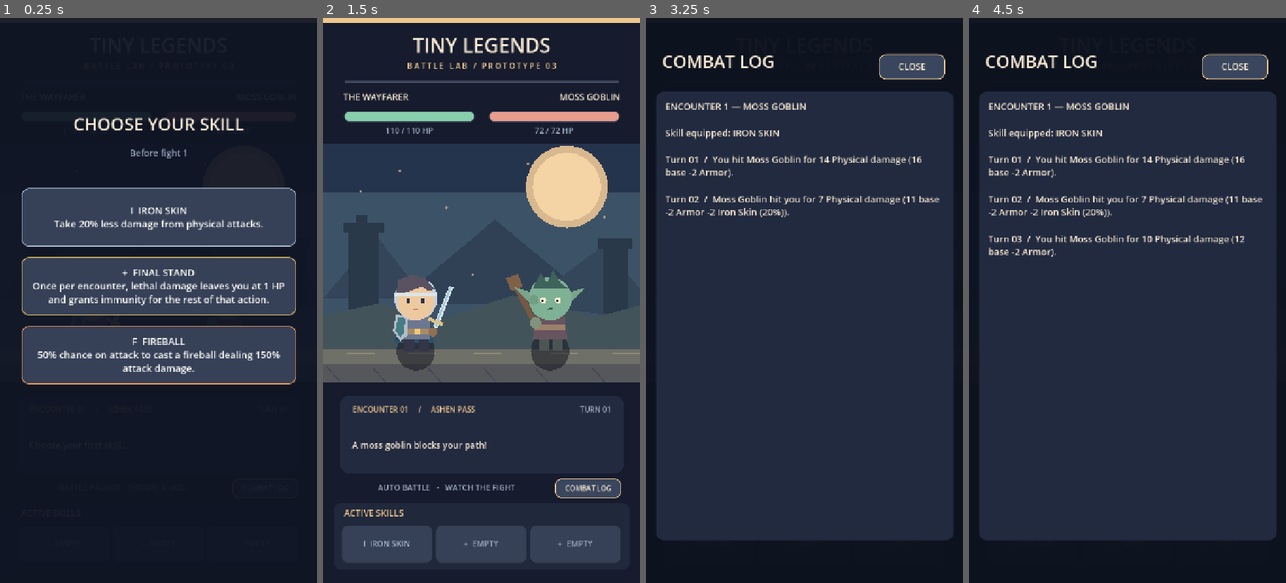
Above: before the commit, frames 1-4 (left to right).
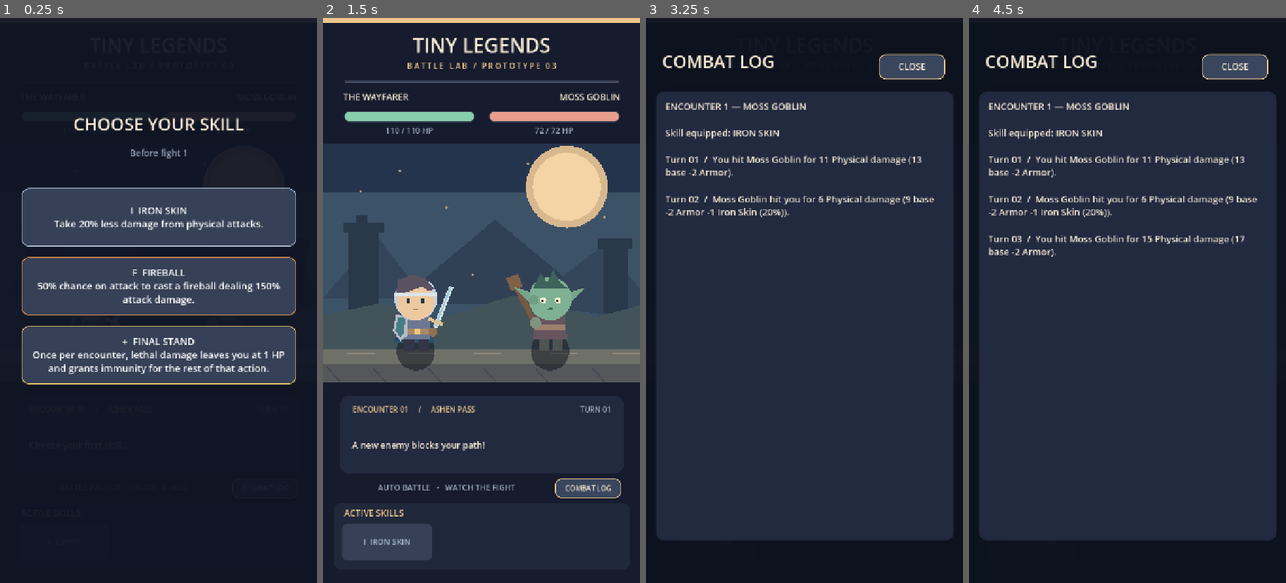
Above: after the commit, the same moments.

Repository: lymmers/Vidja-game
Game: Godot game, scene res://scenes/battle_screen.tscn
Same seed, same stepped clock (60 frames per second), same inputs: the game is played once before the commit and once after it.
Inputs:
- Up to frame 1 (0.25 s): no input
- Up to frame 2 (1.5 s): click "COMBAT LOG" at 0.5 s; click "I IRON SKIN Take 20% less dam…" at 1.25 s
- Up to frame 3 (3.25 s): click "COMBAT LOG" at 2 s; click "COMBAT LOG" at 2.75 s
- Up to frame 4 (4.5 s): tap Enter at 3.5 s

The runs differ from the first frame. In frame 1, 3.4% of the frame differs, in the area x 6-94%, y 42-65%; in frame 2, 4.2%, in the area x 6-94%, y 74-97%; in frame 3, 0.1%; in frame 4, 0.2%.

Commit message:
refactor: complete dynamic actor combat and encounter UI

Diff:
--- a/scripts/battle_screen.gd
+++ b/scripts/battle_screen.gd
@@ -5,6 +5,7 @@
 const ModelScript = preload("res://scripts/combat/battle_model.gd")
 const StageScript = preload("res://scripts/visuals/battle_stage.gd")
 const SkillScript = preload("res://scripts/skills/skill_catalog.gd")
+const EncounterScript = preload("res://scripts/combat/encounter_catalog.gd")
 const LogScript = preload("res://scripts/combat/combat_log_formatter.gd")
 const ClockScript = preload("res://scripts/battle/presentation_clock.gd")
 const MAX_LOG_ENTRIES: int = 250
@@ -34,6 +35,7 @@
 var status_label: Label
 var replay_button: Button
 var skill_slots: Array[Label] = []
+var skill_slot_holder: HBoxContainer
 var draft_overlay: ColorRect
 var draft_holder: Control
 var draft_header: Label
@@ -92,10 +94,15 @@
 
 	_panel(Rect2(24, 1098, 672, 152), Color("20283b"), 18)
 	_label("ACTIVE SKILLS", Vector2(47, 1105), Vector2(626, 34), 20, COLOR_GOLD)
-	for index in range(3):
-		_panel(Rect2(42 + index * 214, 1150, 205, 83), Color("364056"), 13)
-		var slot: Label = _label("+  EMPTY", Vector2(51 + index * 214, 1161), Vector2(185, 59), 18, COLOR_MUTED, HORIZONTAL_ALIGNMENT_CENTER)
-		skill_slots.append(slot)
+	# Scrollable slots grow with the build, rather than a hard-coded slot count.
+	var skill_scroll := ScrollContainer.new()
+	skill_scroll.position = Vector2(42, 1145)
+	skill_scroll.size = Vector2(637, 93)
+	skill_scroll.vertical_scroll_mode = ScrollContainer.SCROLL_MODE_DISABLED
+	add_child(skill_scroll)
+	skill_slot_holder = HBoxContainer.new()
+	skill_slot_holder.add_theme_constant_override("separation", 9)
+	skill_scroll.add_child(skill_slot_holder)
 
 	_make_draft()
 	_make_log_ui()
@@ -223,14 +230,14 @@
 	status_label.text = "BATTLE PAUSED - CHOOSE A SKILL"
 	for child in draft_holder.get_children():
 		child.queue_free()
-	var offered: Array[String] = SkillScript.get_choices(battle.owned_skills, 3, battle.rng)
+	var offered: Array[String] = SkillScript.get_choices(battle.owned_skills, 3, battle.draft_rng)
 	if offered.is_empty():
 		choosing = false
 		draft_overlay.visible = false
 		_advance_after_draft()
 		return
 	draft_header.text = "CHOOSE YOUR SKILL"
-	draft_hint.text = "Before fight 1" if pending_encounter == 1 else "The goblin is defeated! Choose another skill."
+	draft_hint.text = "Before fight 1" if pending_encounter == 1 else "Victory! Choose another skill."
 	# Center one, two or three available cards dynamically.
 	var gap: float = 24.0
 	var height: float = 132.0
@@ -265,16 +272,15 @@
 
 func _advance_after_draft() -> void:
 	var this_run: int = run_id
-	if pending_encounter == 2:
-		battle.start_encounter(2)
-		stage.enemy_kind = "skeleton"
+	if pending_encounter != battle.encounter:
+		battle.start_encounter(pending_encounter)
 		stage.reset_pose()
-		encounter_label.text = "ENCOUNTER 02     /     BONE LABORATORY"
-		enemy_name_label.text = "BONE ALCHEMIST"
-		message_label.text = "A skeleton alchemist uncorks a fire potion!"
-		_append_combat_log("ENCOUNTER 2 — BONE ALCHEMIST")
-	else:
-		message_label.text = "A moss goblin blocks your path!"
+		_append_combat_log("ENCOUNTER %d — %s" % [battle.encounter, battle.enemy.title])
+	var info: Dictionary = EncounterScript.get_definition(battle.encounter)
+	stage.enemy_kind = str(info.get("visual", "goblin"))
+	encounter_label.text = "ENCOUNTER %02d     /     %s" % [battle.encounter, str(info.get("area", "UNKNOWN"))]
+	enemy_name_label.text = str(info.get("name", "UNKNOWN"))
+	message_label.text = str(info.get("intro", "A new enemy blocks your path!"))
 	turn_label.text = "TURN 01"
 	status_label.text = "AUTO BATTLE   -   WATCH THE FIGHT"
 	_update_health()
@@ -308,10 +314,10 @@
 
 
 func _finish_battle() -> void:
-	if battle.winner == "hero" and battle.encounter == 1:
-		message_label.text = "GOBLIN DEFEATED! Get ready for encounter 2."
-		_append_combat_log("VICTORY — MOSS GOBLIN DEFEATED")
-		pending_encounter = 2
+	if battle.winner == "hero" and EncounterScript.has_definition(battle.encounter + 1):
+		message_label.text = "%s defeated! Prepare for the next encounter." % battle.enemy.title.capitalize()
+		_append_combat_log("VICTORY — %s DEFEATED" % battle.enemy.title)
+		pending_encounter = battle.encounter + 1
 		_show_draft()
 	elif battle.winner == "hero":
 		message_label.text = "VICTORY! Both encounters cleared!"
@@ -333,14 +339,32 @@
 
 
 func _update_skill_bar() -> void:
-	for index in range(skill_slots.size()):
-		if index < battle.owned_skills.size():
-			var info: Dictionary = SkillScript.details(battle.owned_skills[index])
-			skill_slots[index].text = "%s  %s" % [str(info["symbol"]), str(info["name"])]
-			skill_slots[index].add_theme_color_override("font_color", info["color"])
+	for child in skill_slot_holder.get_children():
+		skill_slot_holder.remove_child(child)
+		child.queue_free()
+	skill_slots.clear()
+	var shown: Array[String] = battle.owned_skills.duplicate()
+	if shown.is_empty():
+		shown.append("") # Display one placeholder, not a fixed number of slots.
+	for skill_id in shown:
+		var slot := Label.new()
+		slot.custom_minimum_size = Vector2(205, 83)
+		slot.horizontal_alignment = HORIZONTAL_ALIGNMENT_CENTER
+		slot.vertical_alignment = VERTICAL_ALIGNMENT_CENTER
+		slot.add_theme_font_size_override("font_size", 18)
+		var style := StyleBoxFlat.new()
+		style.bg_color = Color("364056")
+		style.set_corner_radius_all(13)
+		slot.add_theme_stylebox_override("normal", style)
+		if skill_id.is_empty():
+			slot.text = "+  EMPTY"
+			slot.add_theme_color_override("font_color", COLOR_MUTED)
 		else:
-			skill_slots[index].text = "+  EMPTY"
-			skill_slots[index].add_theme_color_override("font_color", COLOR_MUTED)
+			var info: Dictionary = SkillScript.details(skill_id)
+			slot.text = "%s  %s" % [str(info["symbol"]), str(info["name"])]
+			slot.add_theme_color_override("font_color", info["color"])
+		skill_slot_holder.add_child(slot)
+		skill_slots.append(slot)
 
 
 func _style_button(button: Button, background_color: Color, text_color: Color, border_color: Color = Color.TRANSPARENT) -> void:
